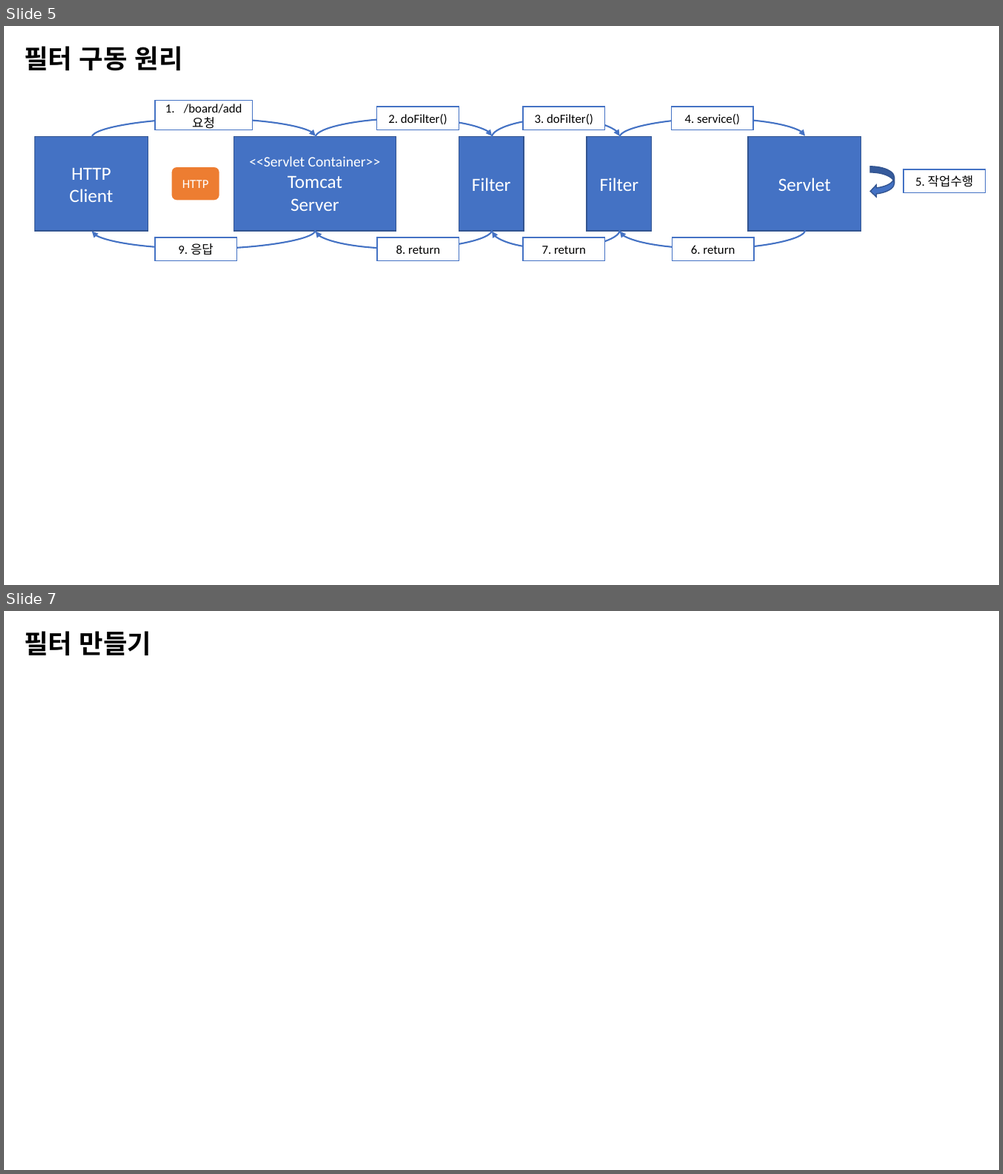
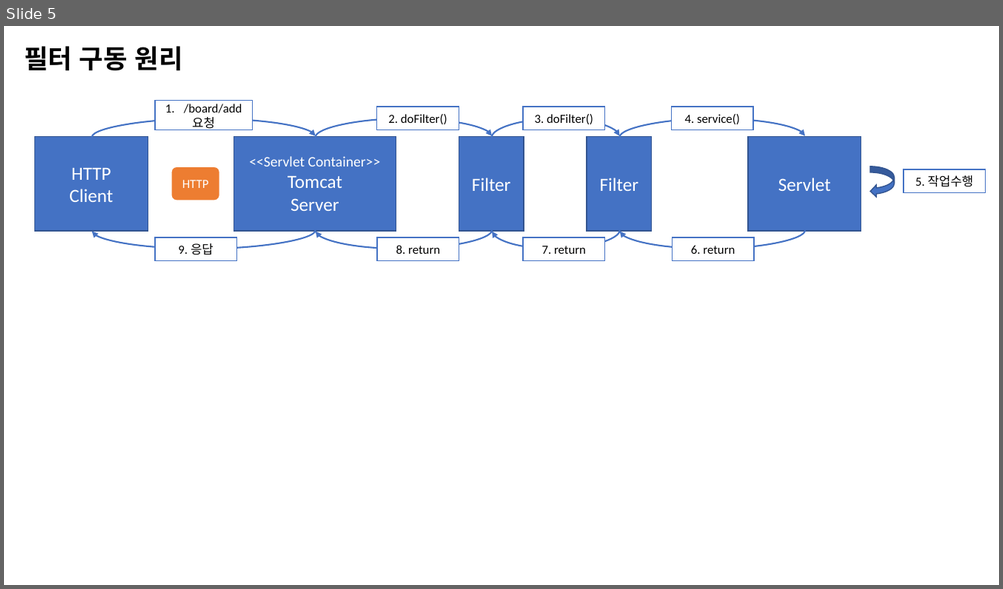
Before and after one commit to Dingadung/2022-study-workspace, a slide deck: study-note/자바/2022-09-29 내용정리.pptx. Shown one above the other, each under a label of ours: slides 5 and 7 before the commit, slide 5 after it; the slides between them are not shown. The pictures are 1003x1174 and 1003x589 pixels, drawn with LibreOffice and Linux fonts; fonts in the diff are those of the drawing. Boxes give left, top, right and bottom in pixels: in the first picture for what was removed or moved away, otherwise in the second. Text is boxed around its words. In the diff, an @@ line names an element or a change of style, - is before the commit and + after.

```diff
--- a/study-note/자바/2022-09-29 내용정리.pptx
+++ b/study-note/자바/2022-09-29 내용정리.pptx
@@ slide 7 removed at [4, 611, 999, 1170], background #FFFFFF @@
@@ title removed at [24, 631, 151, 656] @@
-필터 만들기
```
Also in this commit, not shown: 1 slide changed, 3 slides added, 1 other slide removed, 4 other files.
